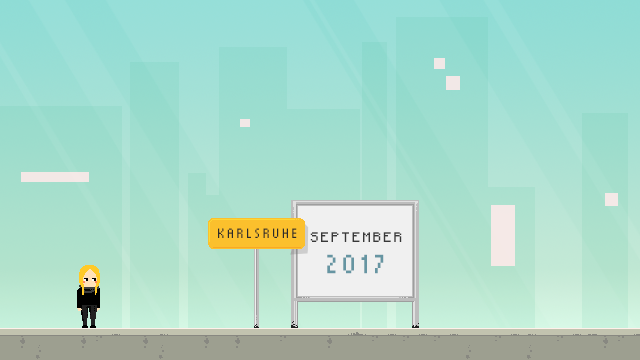
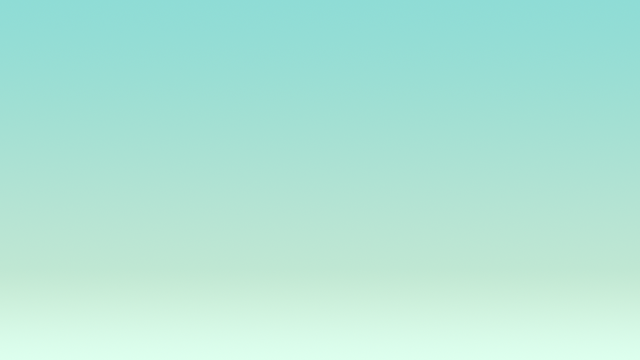
Layered file, before and after one edit (640x360). Changes by layer:
hid "level_1_ground" over box(0, 328, 640, 360)
hid "Boden" over box(0, 328, 640, 360)
hid group "Character" (1st of 2) (4 layers) over box(15, 0, 480, 360)
hid "KARLSRUHE" over box(218, 228, 297, 238)
hid "2017" over box(327, 254, 384, 274)
hid "SEPTEMBER" over box(310, 232, 402, 242)
hid "level_1_Sign_1" over box(208, 218, 305, 328)
hid "Ebene 19" over box(290, 223, 309, 255)
hid "level_1_Sign_2" over box(291, 200, 419, 328)
hid "Ebene 11" over box(298, 206, 412, 296)
hid "Ebene 15" over box(21, 58, 618, 266)
hid "Ebene 14" over box(0, 17, 640, 360)
hid "Ebene 16" over box(0, 0, 640, 360)
